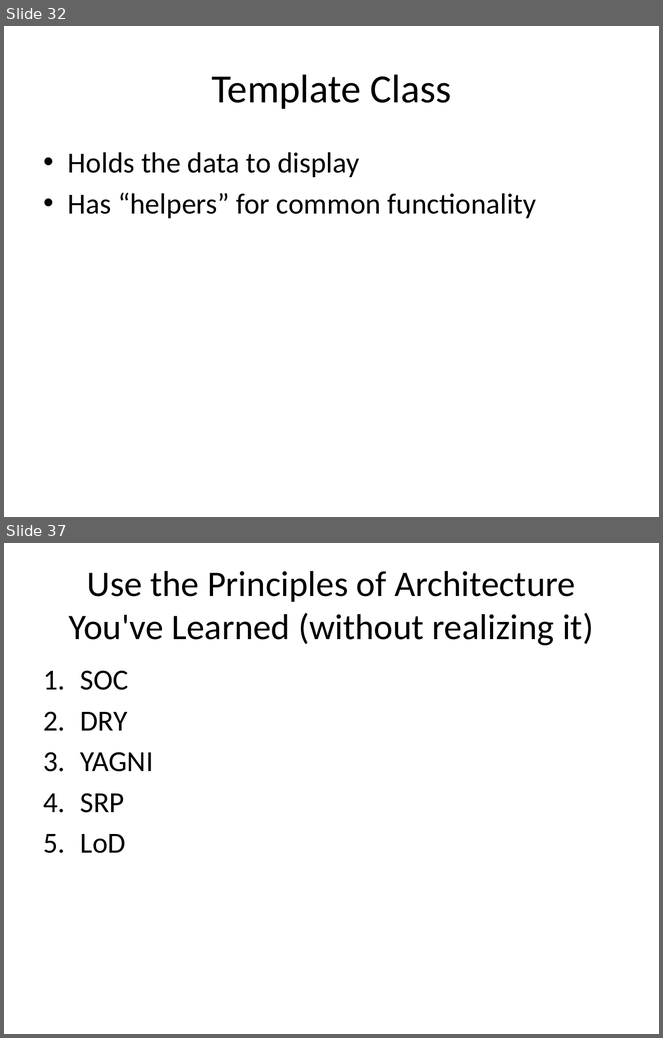
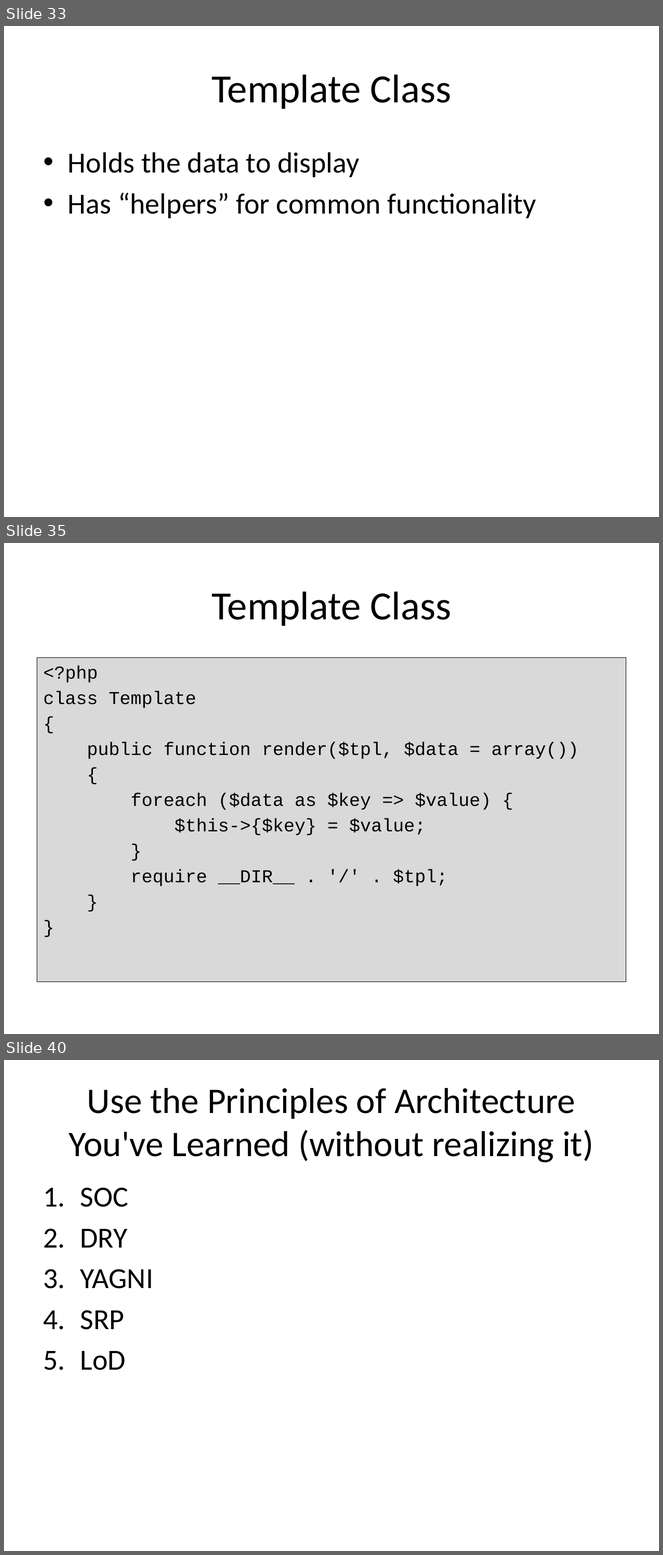
Before and after one commit to PHPEmbark/curriculum, a slide deck: course/4 - Organization and Projects/Organization and Projects.pptx. Shown one above the other, each under a label of ours: slides 32 and 37 before the commit, slides 33, 35 and 40 after it; the slides between them are not shown. The pictures are 663x1038 and 663x1555 pixels, drawn with LibreOffice and Linux fonts; fonts in the diff are those of the drawing. Boxes give left, top, right and bottom in pixels: in the first picture for what was removed or moved away, otherwise in the second. Text is boxed around its words. In the diff, an @@ line names an element or a change of style, - is before the commit and + after.

```diff
--- a/course/4 - Organization and Projects/Organization and Projects.pptx
+++ b/course/4 - Organization and Projects/Organization and Projects.pptx
@@ slide 35 added at box(4, 543, 659, 1034), background #FFFFFF @@
@@ title added at box(211, 591, 451, 626), 44 pt, text #000000 @@
+Template Class
@@ text added at box(37, 657, 626, 982), fill #D9D9D9, outline #000000 0.75 pt, 20 pt, text #000000 @@
+<?php
+class Template
+{
+public function render($tpl, $data = array())
+{
+foreach ($data as $key => $value) {
+$this->{$key} = $value;
+}
+require __DIR__ . '/' . $tpl;
+}
+}
@@ what was slide 32 is now slide 33 @@
@@ what was slide 37 is now slide 40 @@
```
Also in this commit, not shown: 3 slides changed, 3 other slides added, 1 slide removed, 12 other files.
